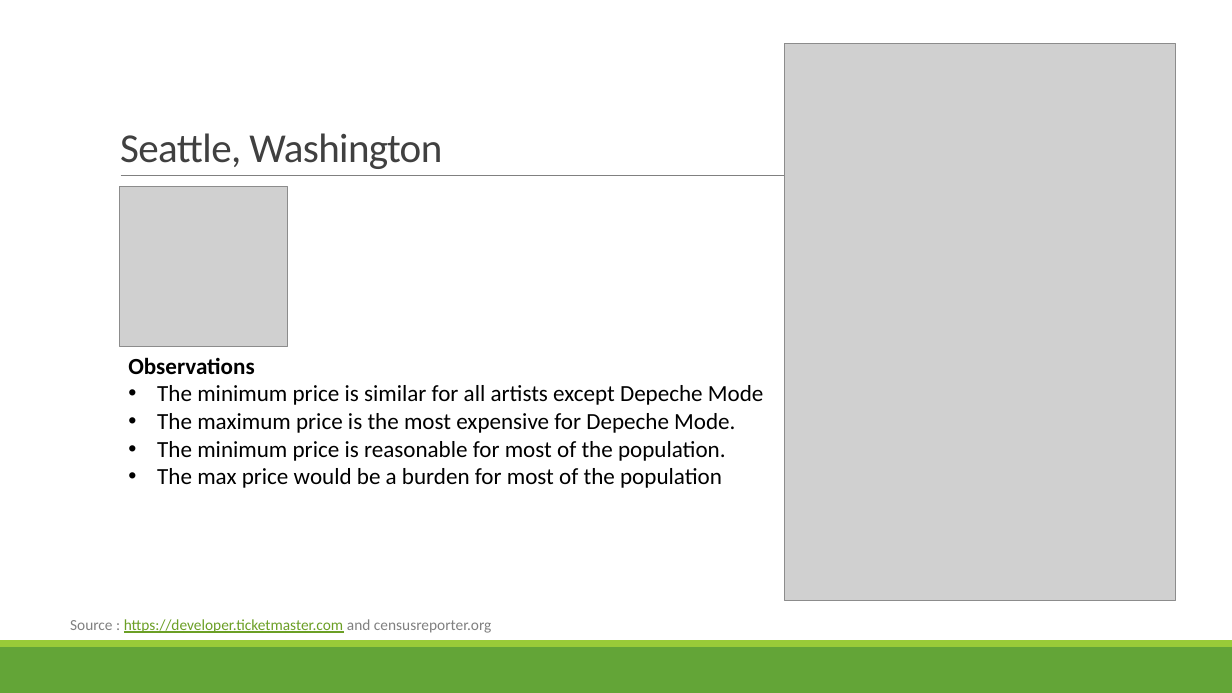
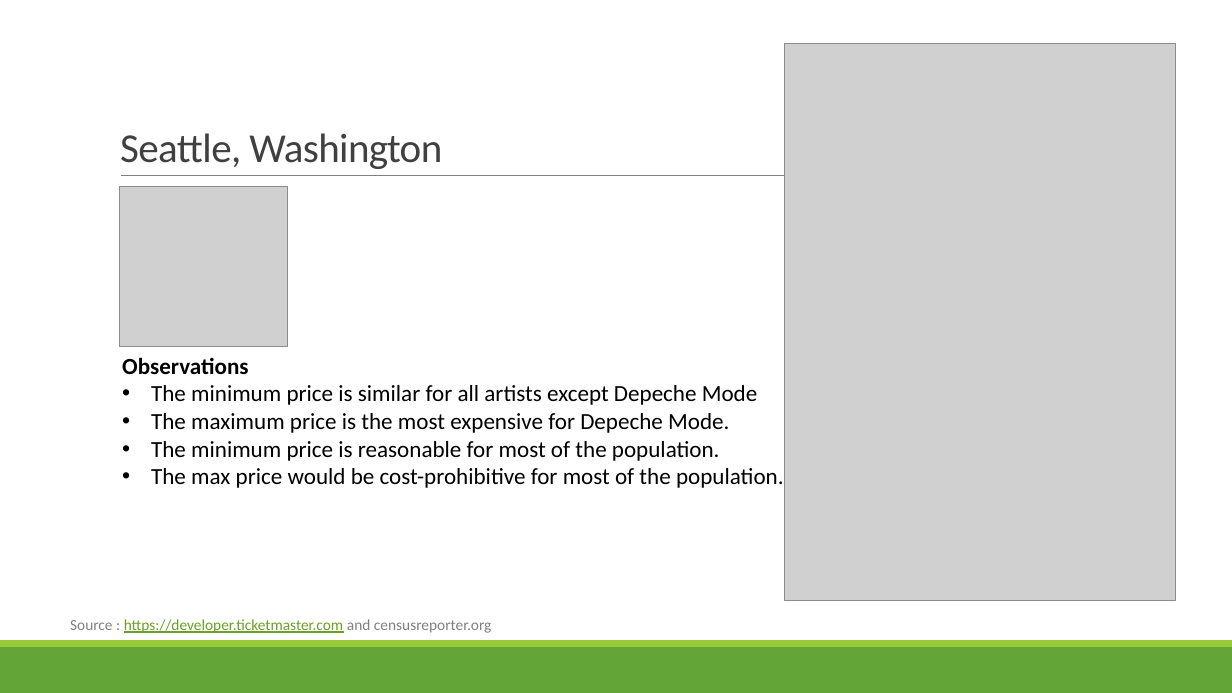
Before and after one commit to jodylarson310/module7-project, a slide deck: slide 16 of Support_Live_Music_Project1_Group4.pptx. Drawn at 1232x693 pixels with LibreOffice and Linux fonts; fonts in the diff are those of the drawing; grey boxes stand for pictures. Boxes give left, top, right and bottom in pixels: in the first picture for what was removed or moved away, otherwise in the second. Text is boxed around its words. In the diff, an @@ line names an element or a change of style, - is before the commit and + after.

```diff
--- a/Support_Live_Music_Project1_Group4.pptx
+++ b/Support_Live_Music_Project1_Group4.pptx
@@ text at box(151, 468, 784, 488): text changed @@
-• The max price would be a burden for most of the population
+• The max price would be cost-prohibitive for most of the population.
```
Also in this commit, not shown: 11 other slides changed.
